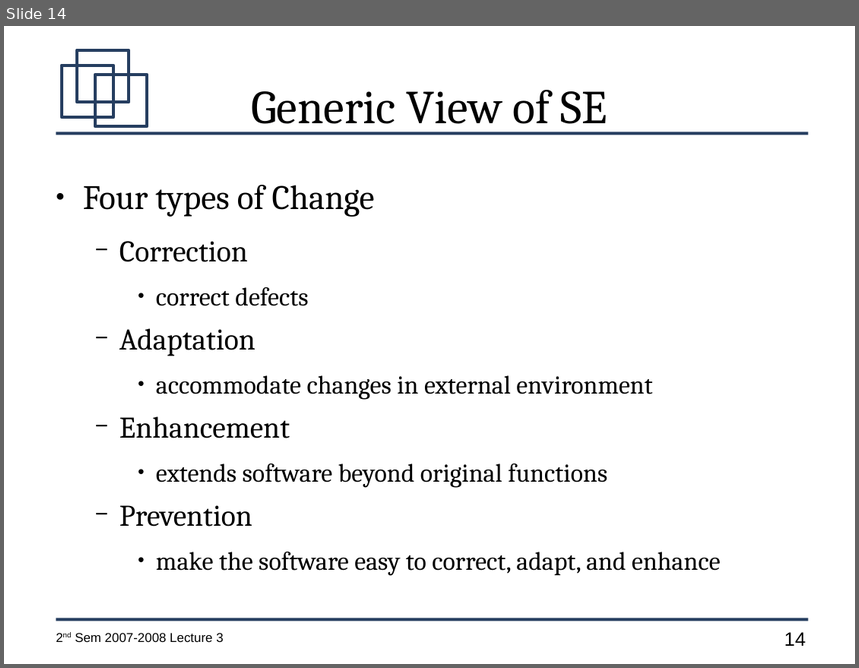
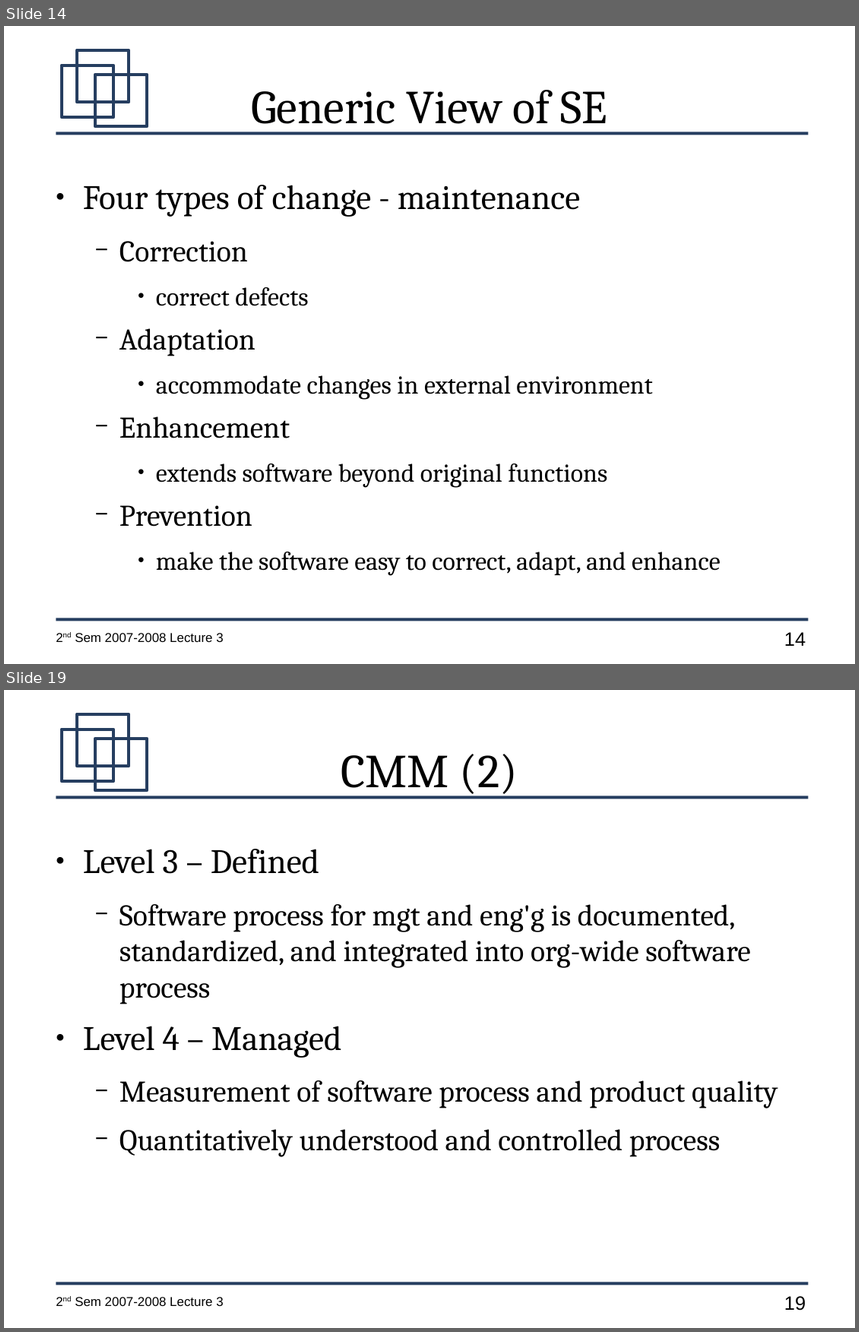
Before and after one commit to jachermocilla/jach-homepage, a slide deck: CMSC128-2nd-Sem-2007-L3.odp. Shown one above the other, each under a label of ours: slide 14 before the commit, slides 14 and 19 after it; the slides between them are not shown. The pictures are 859x668 and 859x1332 pixels, drawn with LibreOffice and Linux fonts; fonts in the diff are those of the drawing. Boxes give left, top, right and bottom in pixels: in the first picture for what was removed or moved away, otherwise in the second. Text is boxed around its words. In the diff, an @@ line names an element or a change of style, - is before the commit and + after.

```diff
--- a/CMSC128-2nd-Sem-2007-L3.odp
+++ b/CMSC128-2nd-Sem-2007-L3.odp
@@ slide 19 added at bbox=[4, 690, 855, 1328], background #FFFFFF; not listed: 7 template elements that a slide beside it also shows @@
@@ title added at bbox=[341, 754, 518, 798], 44 pt, text #000000 @@
+CMM (2)
@@ text added at bbox=[83, 849, 778, 1157], 28 pt, text #000000 @@
+● Level 3 – Defined
+  − Software process for mgt and eng'g is documented, standardized, and integrated into org-wide software process
+● Level 4 – Managed
+  − Measurement of software process and product quality
+  − Quantitatively understood and controlled process
@@ slide 14 changed as well @@
@@ text at bbox=[83, 185, 580, 217]: text changed @@
-● Four types of Change
+● Four types of change - maintenance
```
Also in this commit, not shown: 3 other slides changed, 6 other slides added.
